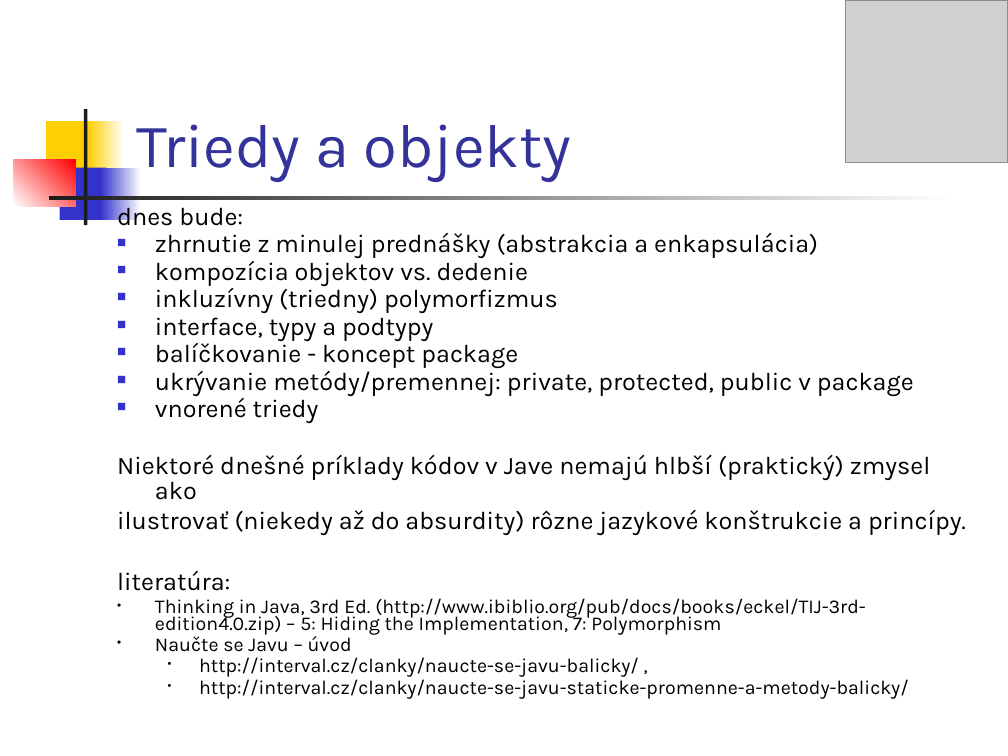
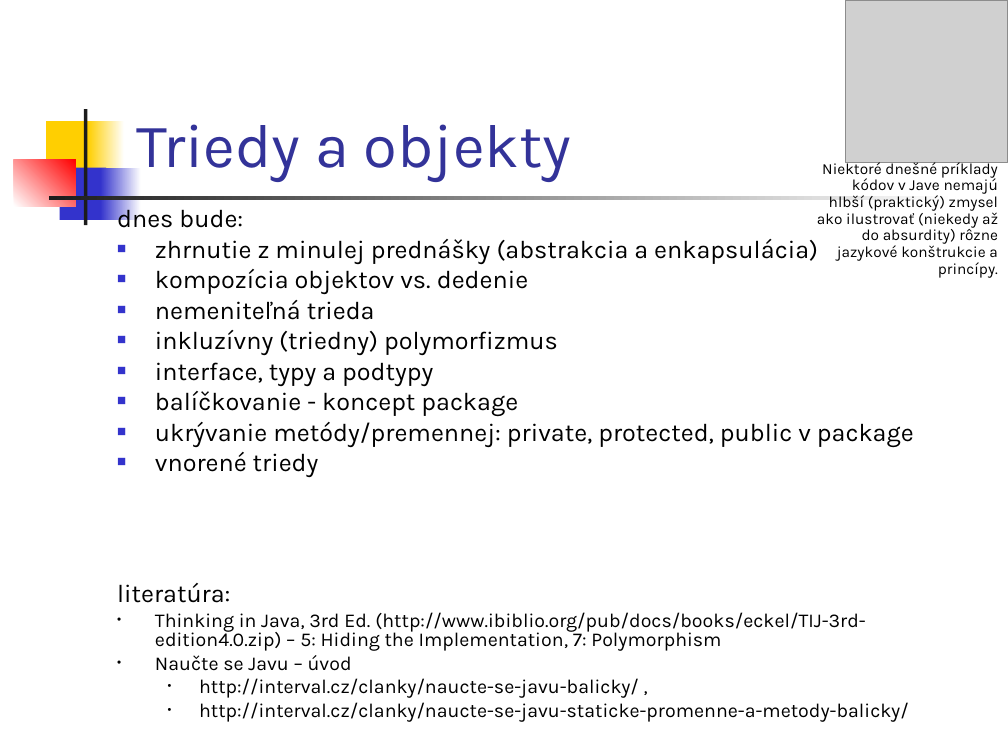
Before and after one commit to Programovanie4/Prednasky, a slide deck: slide 2 of 04/04_java.ppt. Drawn at 1008x756 pixels with LibreOffice and Linux fonts; fonts in the diff are those of the drawing; grey boxes stand for pictures. Boxes give left, top, right and bottom in pixels: in the first picture for what was removed or moved away, otherwise in the second. Text is boxed around its words. In the diff, an @@ line names an element or a change of style, - is before the commit and + after.

```diff
--- a/04/04_java.ppt
+++ b/04/04_java.ppt
@@ text added at box(817, 160, 998, 278), 11 pt, text #000000 @@
+Niektoré dnešné príklady kódov v Jave nemajú hlbší (praktický) zmysel ako ilustrovať (niekedy až do absurdity) rôzne jazykové konštrukcie a princípy.
@@ text at box(117, 205, 914, 722): line spacing 0.7 to 0.8; line spacing 0.8 to 0.9 @@
@@ text at box(155, 300, 375, 320): paragraph added @@
+■ nemeniteľná trieda
@@ text at box(117, 455, 966, 536): paragraphs removed @@
-Niektoré dnešné príklady kódov v Jave nemajú hlbší (praktický) zmysel ako
-ilustrovať (niekedy až do absurdity) rôzne jazykové konštrukcie a princípy.
```
Also in this commit, not shown: 12 other slides changed, 7 slides added, 1 other file.
